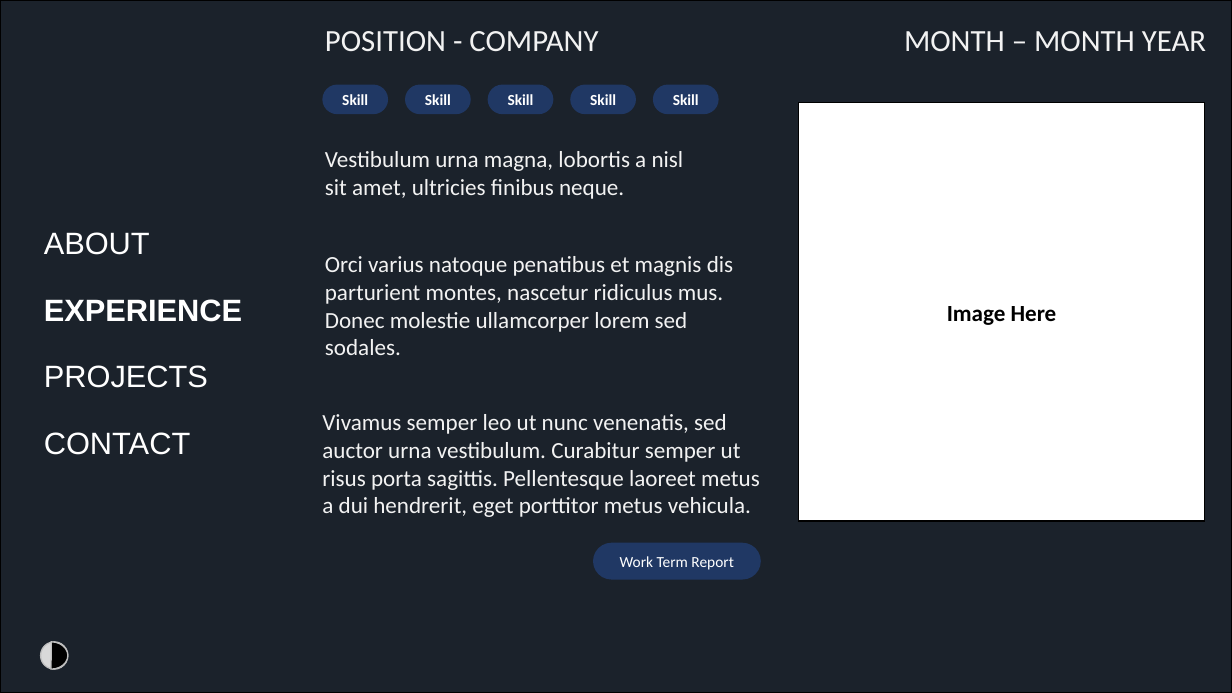
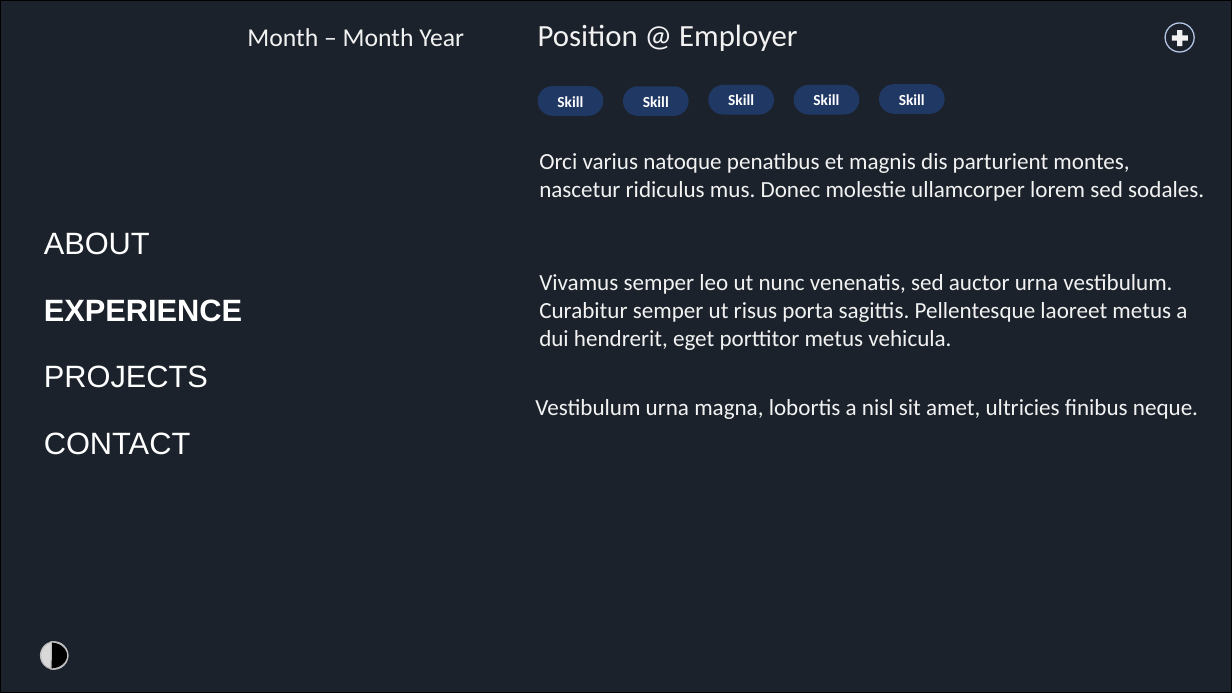
Before and after one commit to Jubessin/Jubessin.github.io, a slide deck: slide 3 of docs/concepts/1.0.0/design.pptx. Drawn at 1232x693 pixels with LibreOffice and Linux fonts; fonts in the diff are those of the drawing. Boxes give left, top, right and bottom in pixels: in the first picture for what was removed or moved away, otherwise in the second. Text is boxed around its words. In the diff, an @@ line names an element or a change of style, - is before the commit and + after.

```diff
--- a/docs/concepts/1.0.0/design.pptx
+++ b/docs/concepts/1.0.0/design.pptx
@@ text at (247, 28, 464, 46): text changed; size 24 to 20 pt @@
-MONTH – MONTH YEAR
+Month – Month Year
@@ text at (538, 24, 798, 51): text changed @@
-POSITION - COMPANY
+Position @ Employer
@@ ellipse added at (1165, 23, 1194, 52), outline #B4C7E7 1 pt @@
@@ plus sign added at (1169, 27, 1191, 49), fill #F2F2F2 @@
@@ rounded rectangle "Skill": place and size @@
-rounded rectangle "Skill" at (323, 85, 388, 115)
+rounded rectangle "Skill" at (538, 86, 604, 116)
@@ rounded rectangle "Skill": place and size @@
-rounded rectangle "Skill" at (405, 85, 470, 115)
+rounded rectangle "Skill" at (623, 86, 689, 116)
@@ rounded rectangle "Skill": place and size @@
-rounded rectangle "Skill" at (488, 85, 554, 115)
+rounded rectangle "Skill" at (709, 85, 775, 115)
@@ rounded rectangle "Skill": place and size @@
-rounded rectangle "Skill" at (653, 85, 719, 115)
+rounded rectangle "Skill" at (794, 85, 860, 115)
@@ rounded rectangle "Skill": place and size @@
-rounded rectangle "Skill" at (570, 85, 636, 115)
+rounded rectangle "Skill" at (879, 84, 945, 114)
@@ rectangle removed at (799, 103, 1205, 521) @@
-Image Here
@@ text "Orci varius natoque penatibus et ..." rewrapped from (325, 256, 733, 355) to (539, 153, 1204, 201) @@
@@ text "Vivamus semper leo ut nunc ..." rewrapped from (322, 414, 760, 517) to (539, 274, 1187, 350) @@
@@ text "Vestibulum urna magna, lobortis a ..." rewrapped from (325, 151, 684, 199) to (535, 399, 1198, 419) @@
@@ rounded rectangle removed at (593, 543, 762, 579) @@
-Work Term Report
```
Also in this commit, not shown: 1 other slide changed, 3 other files.
